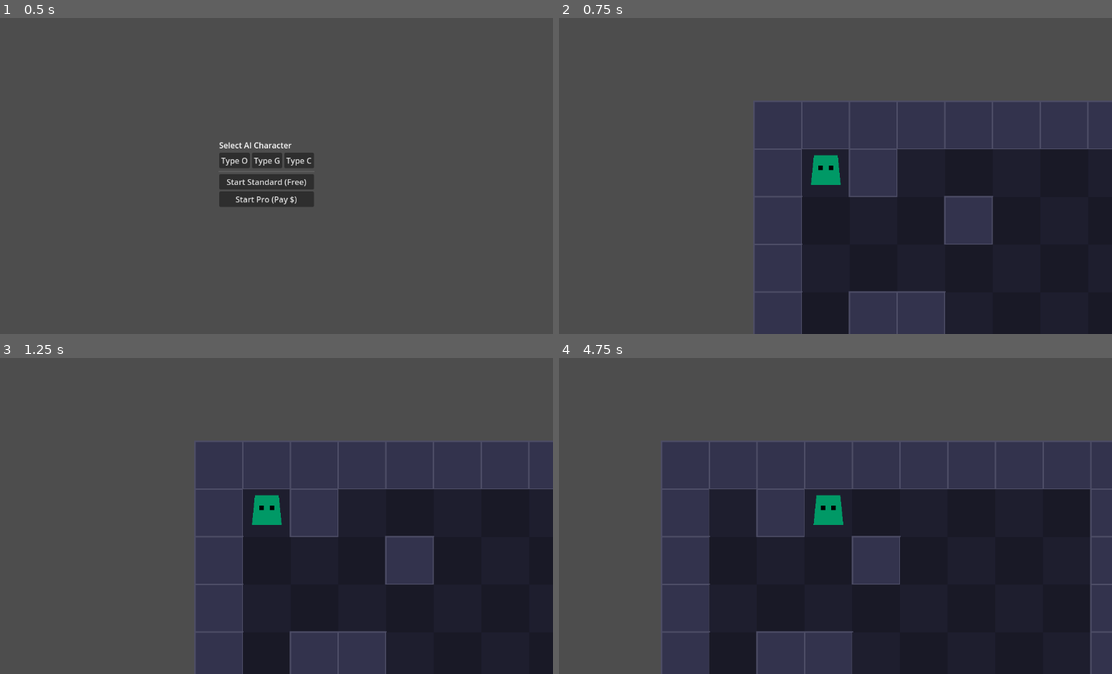
Above: before the commit, frames 1-4 (two rows, left to right).
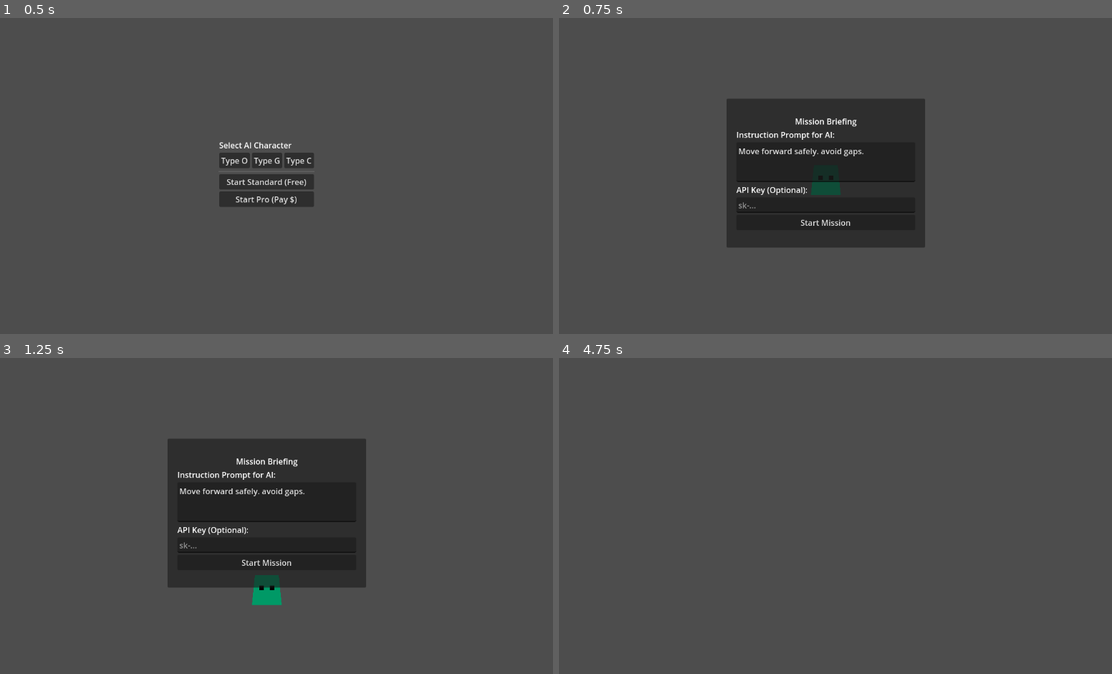
Above: after the commit, the same moments.

Repository: Naoki-kubo64/AI-Action
Game: Godot game, scene res://scenes/main_menu.tscn
The game is run twice, just before and just after one commit, with the same random seed, the same clock (stepped at 60 frames per second) and the same inputs.
Inputs (mouse positions are in pixels of both pictures, inside the frame that each line leads up to):
- Up to frame 1 (0.5 s): no input
- Up to frame 2 (0.75 s): click "Start Standard (Free)" at 0.5 s
- Up to frame 3 (1.25 s): no input
- Up to frame 4 (4.75 s): click (824, 563) at 1.25 s, where only the run after the commit has a clickable "Start Mission"; tap Enter at 2.75 s; tap Space at 3.5 s

Frame 1 is identical in both runs. In frame 2, 45% of the frame differs, in the area x 30-100%, y 25-100%; in frame 3, 45%; in frame 4, 59%, in the area x 18-100%, y 26-100%.

Commit message:
feat: refactor to side-scroller with physics, level gen, and prompt input

Diff:
--- a/scenes/game.tscn
+++ b/scenes/game.tscn
@@ -4,6 +4,8 @@
 [ext_resource type="Script" path="res://scripts/controllers/player_controller.gd" id="2_pc"]
 [ext_resource type="Script" path="res://scripts/ui/retry_dialog.gd" id="4_retry"]
 [ext_resource type="Script" path="res://scripts/utils/level_generator.gd" id="5_lg"]
+
+[ext_resource type="Script" path="res://scripts/ui/prompt_input_ui.gd" id="6_prompt"]
 
 [node name="GameScene" type="Node2D"]
 script = ExtResource("1_gc")
@@ -24,8 +26,73 @@
 
 [node name="CanvasLayer" type="CanvasLayer" parent="."]
 
+[node name="PromptInputUI" type="Control" parent="CanvasLayer"]
+layout_mode = 3
+anchors_preset = 15
+anchor_right = 1.0
+anchor_bottom = 1.0
+grow_horizontal = 2
+grow_vertical = 2
+script = ExtResource("6_prompt")
+
+[node name="Panel" type="Panel" parent="CanvasLayer/PromptInputUI"]
+layout_mode = 1
+anchors_preset = 8
+anchor_left = 0.5
+anchor_top = 0.5
+anchor_right = 0.5
+anchor_bottom = 0.5
+offset_left = -200.0
+offset_top = -150.0
+offset_right = 200.0
+offset_bottom = 150.0
+grow_horizontal = 2
+grow_vertical = 2
+
+[node name="VBoxContainer" type="VBoxContainer" parent="CanvasLayer/PromptInputUI/Panel"]
+layout_mode = 1
+anchors_preset = 15
+anchor_right = 1.0
+anchor_bottom = 1.0
+offset_left = 20.0
+offset_top = 20.0
+offset_right = -20.0
+offset_bottom = -20.0
+grow_horizontal = 2
+grow_vertical = 2
+alignment = 1
+
+[node name="Label" type="Label" parent="CanvasLayer/PromptInputUI/Panel/VBoxContainer"]
+layout_mode = 2
+text = "Mission Briefing"
+horizontal_alignment = 1
+
+[node name="Label2" type="Label" parent="CanvasLayer/PromptInputUI/Panel/VBoxContainer"]
+layout_mode = 2
+text = "Instruction Prompt for AI:"
+
+[node name="PromptEdit" type="TextEdit" parent="CanvasLayer/PromptInputUI/Panel/VBoxContainer"]
+custom_minimum_size = Vector2(0, 80)
+layout_mode = 2
+text = "Move forward safely. avoid gaps."
+placeholder_text = "e.g. Move right and jump over gaps."
+
+[node name="Label3" type="Label" parent="CanvasLayer/PromptInputUI/Panel/VBoxContainer"]
+layout_mode = 2
+text = "API Key (Optional):"
+
+[node name="ApiKeyEdit" type="LineEdit" parent="CanvasLayer/PromptInputUI/Panel/VBoxContainer"]
+layout_mode = 2
+placeholder_text = "sk-..."
+secret = true
+
+[node name="StartButton" type="Button" parent="CanvasLayer/PromptInputUI/Panel/VBoxContainer"]
+layout_mode = 2
+text = "Start Mission"
+
 [node name="RetryDialog" type="Control" parent="CanvasLayer"]
 visible = false
+
 layout_mode = 3
 anchors_preset = 15
 anchor_right = 1.0
@@ -71,6 +138,7 @@
 layout_mode = 2
 text = "Retry Pro (Pay $)"
 
+[connection signal="pressed" from="CanvasLayer/PromptInputUI/Panel/VBoxContainer/StartButton" to="CanvasLayer/PromptInputUI" method="_on_start_button_pressed"]
 [connection signal="pressed" from="CanvasLayer/RetryDialog/Panel/VBoxContainer/RetryStandard" to="CanvasLayer/RetryDialog" method="_on_retry_standard_pressed"]
 [connection signal="pressed" from="CanvasLayer/RetryDialog/Panel/VBoxContainer/RetryPro" to="CanvasLayer/RetryDialog" method="_on_retry_pro_pressed"]
 [connection signal="retry_requested" from="CanvasLayer/RetryDialog" to="." method="_on_retry_requested"]
--- a/scripts/controllers/game_controller.gd
+++ b/scripts/controllers/game_controller.gd
@@ -3,30 +3,35 @@
 
 @onready var player: PlayerController = $Player
 @onready var retry_dialog = $CanvasLayer/RetryDialog
+@onready var prompt_ui = $CanvasLayer/PromptInputUI
 
 var turn_count: int = 0
-var max_turns: int = 10
-var game_active: bool = true
+var max_turns: int = 30 # Increased for platformer
+var game_active: bool = false
+var user_prompt: String = ""
 
 func _ready():
-	# GameManagerから初期設定読み込み
-	if GameManager.current_character == null:
-		print("[GameController] No character selected, using fallback.")
-		# フォールバック処理 (テスト用)
-	else:
-		var profile = GameManager.current_character
-		print("[GameController] Initialized with ", profile.character_name)
-		# プレイヤーの色変更など
-		player.modulate = profile.base_color
+	# Initial setup
+	if GameManager.current_character:
+		print("[GameController] Initialized with ", GameManager.current_character.character_name)
+		player.modulate = GameManager.current_character.base_color
 
+	# Wait for Prompt UI
+	prompt_ui.visible = true
+	prompt_ui.game_start_requested.connect(_on_game_start_requested)
 	LLMService.response_received.connect(_on_llm_response)
+
+func _on_game_start_requested(prompt: String, api_key: String):
+	user_prompt = prompt
+	# Set API Key if provided (mock for now, or actual service update)
+	print("Game Starting with Prompt: ", prompt)
 
 	# Generate Level
 	var level_gen = $LevelGenerator
 	var start_pos = level_gen.generate_level($LevelRoot)
 	player.position = start_pos
-	player.target_position = start_pos
 
+	game_active = true
 	start_turn()
 
 func start_turn():
@@ -42,41 +47,48 @@
 func request_ai_action():
 	if GameManager.current_character == null: return
 
-	# 現在の状況をテキスト化 (簡易)
-	var context_text = "Turn: " + str(turn_count) + ". You are at " + str(player.position)
+	# Platformer Context
+	# Raycast or logic to detect surroundings
+	var context = _get_platformer_context()
+	var full_input = "User Instruction: " + user_prompt + "\nContext: " + context
+
 	LLMService.request_action(
 		GameManager.current_character,
 		GameManager.is_pro_mode,
-		context_text
+		full_input
 	)
 
+func _get_platformer_context() -> String:
+	# Simple mock context generator
+	# In real game, use RayCast2D to detect walls/gaps properly
+	var pos_x = int(player.position.x / 64)
+	return "Player at X=" + str(pos_x) + ". Ground: " + str(player.is_on_floor())
+
 func _on_llm_response(response: String):
-	print("[GameController] AI decided: ", response)
+	print("[GameController] AI Raw Response: ", response)
 
-	# 本来はレスポンスを解析して行動決定するが、プロトタイプではランダムまたは固定移動
-	# モッドレスポンス文字列に "Right" などが含まれているかを判定するロジックを想定
+	# Parse response (Simple keyword matching for prototype)
+	# Expected: [JUMP], [RIGHT], [STOP]
+	var cmd = "STOP"
+	if "JUMP" in response or "jump" in response.to_lower():
+		if "RIGHT" in response or "forward" in response.to_lower():
+			cmd = "JUMP_RIGHT"
+		else:
+			cmd = "JUMP"
+	elif "RIGHT" in response or "forward" in response.to_lower():
+		cmd = "RIGHT"
+	elif "LEFT" in response:
+		cmd = "LEFT"
 
-	# デモ用に右または下に移動させる
-	var move_dir = Vector2.RIGHT
-	if "Creative" in response: # Type G uses creative path (Down)
-		move_dir = Vector2.DOWN
-	elif "Safety" in response: # Type C moves carefully (Right)
-		move_dir = Vector2.RIGHT
-	else:
-		move_dir = Vector2.RIGHT
+	print("[GameController] Executing: ", cmd)
+	player.set_command(cmd)
 
-	player.move_relative(move_dir)
-
-	# 次のターンへ
-	await get_tree().create_timer(1.5).timeout
+	# Platformer is real-time, but here we update AI decision periodically
+	await get_tree().create_timer(1.0).timeout
 	start_turn()
 
 func game_over(reason: String):
 	game_active = false
+	player.set_command("STOP")
 	print("Game Over: ", reason)
 	retry_dialog.show_fail_dialog()
-
-func _on_retry_requested(use_pro: bool):
-	print("Retrying... ProMode: ", use_pro)
-	GameManager.is_pro_mode = use_pro
-	get_tree().reload_current_scene()
--- a/scripts/controllers/player_controller.gd
+++ b/scripts/controllers/player_controller.gd
@@ -2,45 +2,71 @@
 class_name PlayerController
 
 @export var move_speed: float = 300.0
-var target_position: Vector2
+@export var jump_force: float = -600.0
+@export var gravity: float = 1200.0
+
+# AI Commands
+var current_command: String = ""
 
 func _ready():
 	_setup_visuals()
-	target_position = position
 
 func _physics_process(delta):
-	if position.distance_to(target_position) > 2.0:
-		velocity = position.direction_to(target_position) * move_speed
-		move_and_slide()
-		# Simple bobbing animation
-		$Visuals.position.y = sin(Time.get_ticks_msec() * 0.01) * 5.0
-	else:
-		velocity = Vector2.ZERO
-		position = target_position # Snap to grid
-		$Visuals.position.y = lerp($Visuals.position.y, 0.0, delta * 5.0)
+	# Apply Gravity
+	if not is_on_floor():
+		velocity.y += gravity * delta
 
-func move_relative(direction: Vector2):
-	# 格子状移動 64px
-	target_position += direction * 64.0
-	# Rotate visuals to face direction
-	if direction.x != 0:
-		$Visuals.scale.x = sign(direction.x)
+	# Handle AI Commands
+	_process_command()
+
+	move_and_slide()
+
+	# Simple visual rotation
+	if velocity.x != 0:
+		$Visuals.scale.x = sign(velocity.x)
+
+func set_command(cmd: String):
+	current_command = cmd
+
+func _process_command():
+	# Reset horizontal velocity (AI controls it step by step, or continuous)
+	# For this prototype: executed command persists for the frame or until changed
+
+	# Default friction
+	velocity.x = move_toward(velocity.x, 0, move_speed)
+
+	if current_command == "RIGHT":
+		velocity.x = move_speed
+	elif current_command == "LEFT":
+		velocity.x = -move_speed
+	elif current_command == "JUMP":
+		if is_on_floor():
+			velocity.y = jump_force
+		# After jump, keep moving forward if needed, or just jump vertical
+		# Ideally AI says "JUMP_RIGHT"
+
+	elif current_command == "JUMP_RIGHT":
+		if is_on_floor():
+			velocity.y = jump_force
+		velocity.x = move_speed
+
+	elif current_command == "STOP":
+		velocity.x = 0
 
 func _setup_visuals():
-	# Create a simple robot character using Polygon2D if not already existing
 	if has_node("Visuals"): return
 
 	var visuals = Node2D.new()
 	visuals.name = "Visuals"
 	add_child(visuals)
 
-	# Body
+	# Body (Robot style)
 	var body = Polygon2D.new()
 	body.polygon = PackedVector2Array([
 		Vector2(-16, -24), Vector2(16, -24),
 		Vector2(20, 16), Vector2(-20, 16)
 	])
-	body.color = Color.WHITE # Will be tinted by modulate
+	body.color = Color.WHITE
 	visuals.add_child(body)
 
 	# Eyes
--- /dev/null
+++ b/scripts/ui/prompt_input_ui.gd
@@ -0,0 +1,16 @@
+extends Control
+
+signal game_start_requested(prompt: String, api_key: String)
+
+@onready var prompt_edit = $Panel/VBoxContainer/PromptEdit
+@onready var api_key_edit = $Panel/VBoxContainer/ApiKeyEdit
+
+func _on_start_button_pressed():
+	var prompt = prompt_edit.text
+	var api_key = api_key_edit.text
+
+	if prompt.strip_edges() == "":
+		prompt = "Move carefully and reach the goal." # Default
+
+	visible = false
+	game_start_requested.emit(prompt, api_key)
--- a/scripts/utils/level_generator.gd
+++ b/scripts/utils/level_generator.gd
@@ -1,73 +1,85 @@
 extends Node
 class_name LevelGenerator
 
-@export var level_width: int = 10
-@export var level_height: int = 10
+@export var level_length: int = 50
 @export var cell_size: int = 64
 
-# Simple level data: 0 = Floor, 1 = Wall, 2 = Goal, 3 = Start
-var grid_data: Array = []
-
-func _ready():
-	pass
+# Terrain Types: 0=Air, 1=FloorBlock, 2=Gap, 3=TallBlock, 9=Goal, 8=Enemy
+var level_data: Array = []
 
 func generate_level(root_node: Node2D) -> Vector2:
-	# Clear previous level
 	for child in root_node.get_children():
 		child.queue_free()
 
-	grid_data.clear()
-	var start_pos = Vector2.ZERO
+	level_data.clear()
+	var start_pos = Vector2(100, 300) # Default start
 
-	for y in range(level_height):
-		var row = []
-		for x in range(level_width):
-			# Simple logic: Border is wall, random obstacles inside
-			if x == 0 or x == level_width - 1 or y == 0 or y == level_height - 1:
-				row.append(1) # Wall
-			elif (x == 1 and y == 1):
-				row.append(3) # Start
-				start_pos = Vector2(x, y) * cell_size + Vector2(cell_size/2, cell_size/2)
-			elif x == level_width - 2 and y == level_height - 2:
-				row.append(2) # Goal
-			else:
-				if randf() < 0.2:
-					row.append(1) # Wall
-				else:
-					row.append(0) # Floor
-		grid_data.append(row)
+	var current_height = 5 # Cells from bottom
+	var floor_y_index = 10 # Bottom of screen approx
 
-	_instantiate_visuals(root_node)
+	# 0 to level_length
+	for x in range(level_length):
+		if x < 5:
+			# Start area: Flat
+			_create_column(root_node, x, floor_y_index, 0)
+			if x == 2: start_pos = Vector2(x * cell_size + 32, (floor_y_index-1) * cell_size)
+		elif x == level_length - 5:
+			# Goal area
+			_create_column(root_node, x, floor_y_index, 9)
+		else:
+			# Random generation
+			var rand = randf()
+			if rand < 0.1: # Gap
+				# No floor
+				pass
+			elif rand < 0.2: # High platform
+				_create_column(root_node, x, floor_y_index - 2, 0)
+			elif rand < 0.25: # Enemy/Obstacle
+				_create_column(root_node, x, floor_y_index, 8)
+			else: # Normal floor
+				_create_column(root_node, x, floor_y_index, 0)
+
 	return start_pos
 
-func _instantiate_visuals(root_node: Node2D):
-	for y in range(level_height):
-		for x in range(level_width):
-			var type = grid_data[y][x]
-			var pos = Vector2(x, y) * cell_size
+func _create_column(root: Node2D, x: int, floor_y: int, special_type: int):
+	# Create floor block
+	if special_type != 9 and special_type != 8:
+		# Just physics static body for floor
+		var pos = Vector2(x * cell_size, floor_y * cell_size)
+		_create_block(root, pos, Color(0.2, 0.8, 0.2), true) # Green floor
 
-			var rect = ColorRect.new()
-			rect.position = pos
-			rect.size = Vector2(cell_size, cell_size)
+	if special_type == 8: # Obstacle / Enemy
+		var pos = Vector2(x * cell_size, (floor_y - 1) * cell_size)
+		_create_block(root, pos, Color(0.8, 0.2, 0.2), true, "Enemy")
+		# Also floor below
+		var floor_pos = Vector2(x * cell_size, floor_y * cell_size)
+		_create_block(root, floor_pos, Color(0.2, 0.8, 0.2), true)
 
-			if type == 1: # Wall
-				rect.color = Color(0.2, 0.2, 0.3)
-				# Add collision if needed (skipping for visual prototype simplicity, assuming logic handles movement restriction or we add StaticBody)
-			elif type == 2: # Goal
-				rect.color = Color(1.0, 0.8, 0.0, 0.5)
-			else: # Floor
-				rect.color = Color(0.1, 0.1, 0.15)
-				# Checker pattern
-				if (x + y) % 2 == 0:
-					rect.color = Color(0.12, 0.12, 0.18)
+	if special_type == 9: # Goal
+		var pos = Vector2(x * cell_size, (floor_y - 1) * cell_size)
+		_create_block(root, pos, Color(1.0, 0.8, 0.0), false, "Goal") # No collision rigid, trigger area ideally
+		var floor_pos = Vector2(x * cell_size, floor_y * cell_size)
+		_create_block(root, floor_pos, Color(0.2, 0.8, 0.2), true)
 
-			root_node.add_child(rect)
+func _create_block(parent: Node2D, pos: Vector2, color: Color, has_collision: bool, name_tag: String = ""):
+	var body
+	if has_collision:
+		body = StaticBody2D.new()
+	else:
+		body = Area2D.new() # For triggers
 
-			# Add Wall outline or simple detail
-			if type == 1:
-				var border = ReferenceRect.new()
-				border.editor_only = false
-				border.border_color = Color(0.3, 0.3, 0.4)
-				border.border_width = 2.0
-				border.size = rect.size
-				rect.add_child(border)
+	body.position = pos + Vector2(cell_size/2, cell_size/2) # Center
+	if name_tag != "": body.name = name_tag
+	parent.add_child(body)
+
+	var col = CollisionShape2D.new()
+	var shape = RectangleShape2D.new()
+	shape.size = Vector2(cell_size, cell_size)
+	col.shape = shape
+	body.add_child(col)
+
+	var visual = ColorRect.new()
+	visual.position = Vector2(-cell_size/2, -cell_size/2)
+	visual.size = Vector2(cell_size, cell_size)
+	visual.color = color
+	body.add_child(visual)
